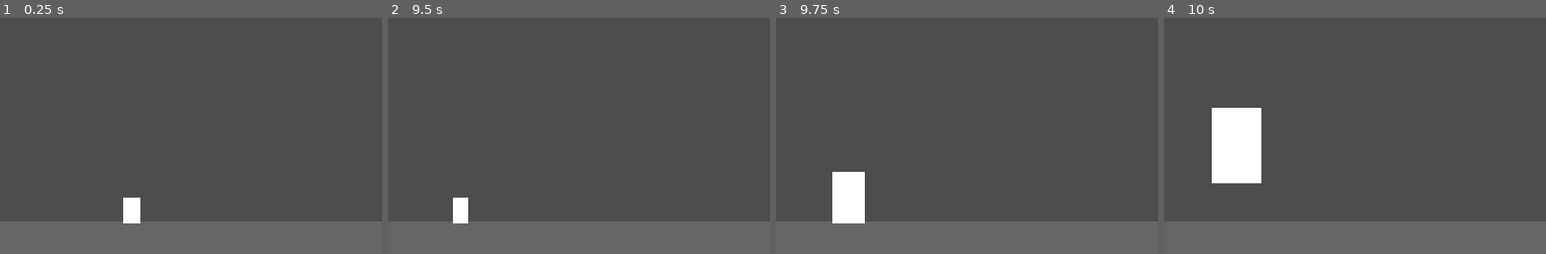
Above: before the commit, frames 1-4 (left to right).
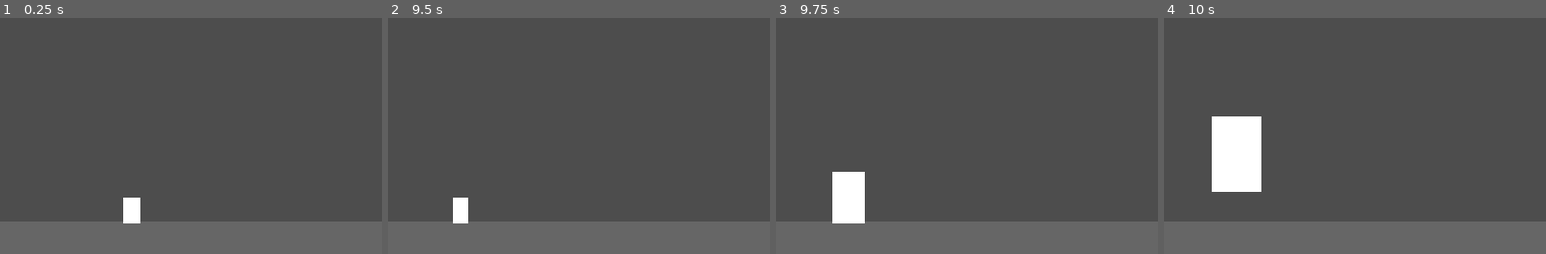
Above: after the commit, the same moments.

Repository: evalfoo/game-off-2026
Game: Godot game, scene res://game/main.tscn
The game is run twice, just before and just after one commit, with the same random seed, the same clock (stepped at 60 frames per second) and the same inputs.
Inputs (mouse positions are % of the whole screen's width and height, from its top left):
- Up to frame 1 (0.25 s): no input
- Up to frame 2 (9.5 s): tap Enter (ui_accept) at 0.5, 0.77, 2, 3.5, 3.77, 5, 6.5, 6.77, 8 s; move the mouse to (72, 44) at 0.52 s; hold Right (ui_right) 0.53-1.25 s; hold Shift 0.53-1.25 s; click (72, 44) at 0.67 s; tap Space every 1.5 s from 0.8 to 8.3 s; drag from (30, 55) to (45, 70) at 1.27 s; move the mouse to (60, 27) at 2.02 s; hold Right (ui_right) 2.03-2.75 s; hold Shift 2.03-2.75 s; drag from (45, 70) to (20, 34) at 2.77 s; move the mouse to (80, 65) at 3.52 s; hold Left (ui_left) 3.53-4.25 s; hold Shift 3.53-4.25 s; drag from (20, 34) to (35, 24) at 4.27 s; move the mouse to (55, 49) at 5.02 s; hold Left (ui_left) 5.03-5.75 s; hold Shift 5.03-5.75 s; click (55, 49) at 5.17 s; drag from (35, 24) to (30, 55) at 5.77 s; move the mouse to (72, 44) at 6.52 s; hold W 6.53-7.25 s; hold Shift 6.53-7.25 s; drag from (30, 55) to (45, 70) at 7.27 s; move the mouse to (60, 27) at 8.02 s; hold Left (ui_left) 8.03-8.75 s; hold Shift 8.03-8.75 s; drag from (45, 70) to (20, 34) at 8.77 s
- Up to frame 3 (9.75 s): move the mouse to (80, 65) at 9.52 s; hold W from 9.53 s (still down); hold Shift from 9.53 s (still down); click (80, 65) at 9.67 s
- Up to frame 4 (10 s): keep holding W; keep holding Shift; tap Enter (ui_accept) at 9.77 s; tap Space at 9.8 s
The pictures show only the part of the screen within x 0-50%, y 50-100%; the shares and areas given below are measured in that part.

Frames 1-3 are identical in both runs. In frame 4, 0.9% of the frame differs, in the area x 12-26%, y 38-74%.

Commit message:
feat: the big player jumps half as high

Diff:
--- a/game/player.gd
+++ b/game/player.gd
@@ -1,6 +1,7 @@
 extends RigidBody2D
 
-# Holding Shift eases the player from the small state to the big state.
+# Holding Shift eases the player from the small state to the big state: bigger,
+# heavier, slower and a lower jump.
 # Releasing eases back. The origin sits at the feet, so growth goes upward.
 
 @export var small_size := Vector2(32, 48)
@@ -11,10 +12,13 @@
 @export var big_speed := 100.0
 @export var transition_time := 0.4
 @export var accel := 12.0
-@export var jump_speed := 500.0
+@export var small_jump_speed := 500.0
+# Half the small jump's height: the height goes with the speed squared.
+@export var big_jump_speed := 354.0
 
 var t := 0.0
 var speed := small_speed
+var jump_speed := small_jump_speed
 var shape := RectangleShape2D.new()
 var collision := CollisionShape2D.new()
 var jump_requested := false
@@ -47,6 +51,7 @@
 	collision.position = Vector2(0, -size.y / 2)
 	mass = lerpf(small_mass, big_mass, t)
 	speed = lerpf(small_speed, big_speed, t)
+	jump_speed = lerpf(small_jump_speed, big_jump_speed, t)
 	queue_redraw()
 
 
--- /dev/null
+++ b/tests/jump.gd
@@ -0,0 +1,33 @@
+extends "res://tests/lib/test.gd"
+
+# The big player jumps half as high as the small one.
+
+func run() -> void:
+	var small := await _jump_height(false)
+	check(small > 110.0, "the small player jumps about 120 px: %.1f" % small)
+	var big := await _jump_height(true)
+	var ratio := big / small
+	check(ratio > 0.45 and ratio < 0.55, "the big player jumps half as high: %.1f px, %.2f of small" % [big, ratio])
+
+# Jumps in place and returns how far the feet rose.
+func _jump_height(big: bool) -> float:
+	var game := Fixture.launch(root)
+	var player: RigidBody2D = game.player
+	if big:
+		Events.hold_key(KEY_SHIFT, true)
+	await physics(40)
+	var start := player.position.y
+	var top := start
+	Events.hold_key(KEY_SPACE, true)
+	for i: int in 60:
+		await physics_frame
+		top = minf(top, player.position.y)
+	Events.hold_key(KEY_SPACE, false)
+	Events.hold_key(KEY_SHIFT, false)
+	game.free()
+	await physics(2)
+	return start - top
+
+func physics(count: int) -> void:
+	for i: int in count:
+		await physics_frame
--- /dev/null
+++ b/tools/clips/scenarios/jump.gd
@@ -0,0 +1,26 @@
+extends "res://tools/clips/scenario.gd"
+
+# The player jumps small, then holds Shift and jumps big.
+#
+#   tools/clips/record.sh tools/clips/scenarios/jump.gd [<before-ref>] [<after-ref>]
+
+func run() -> void:
+	fixture("a new game")
+	start_clip()
+	strip(10, "jump small, hold Shift, jump big")
+	mark("jump small")
+	await _jump()
+	await hold(0.6)
+	mark("hold Shift")
+	Events.hold_key(KEY_SHIFT, true)
+	await hold(0.6)
+	mark("jump big")
+	await _jump()
+	await hold(1.2)
+	Events.hold_key(KEY_SHIFT, false)
+	finish()
+
+func _jump() -> void:
+	Events.hold_key(KEY_SPACE, true)
+	await hold(0.1)
+	Events.hold_key(KEY_SPACE, false)
Not shown, added: tests/jump.gd.uid
Not shown, added: tools/clips/scenarios/jump.gd.uid
Not shown, changed: docs/implementation.md
